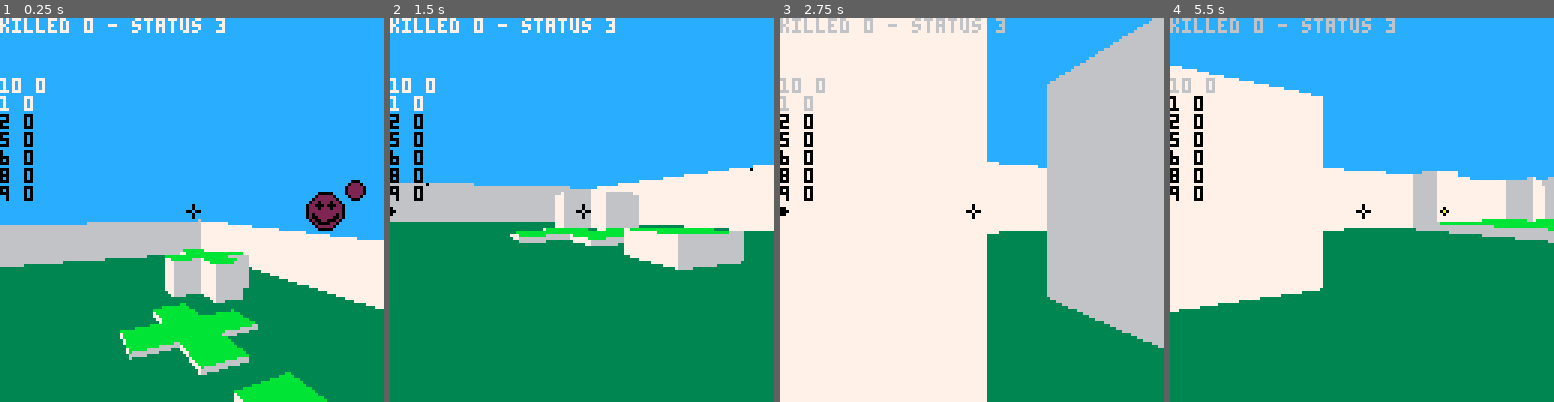
Above: before the commit, frames 1-4 (left to right).
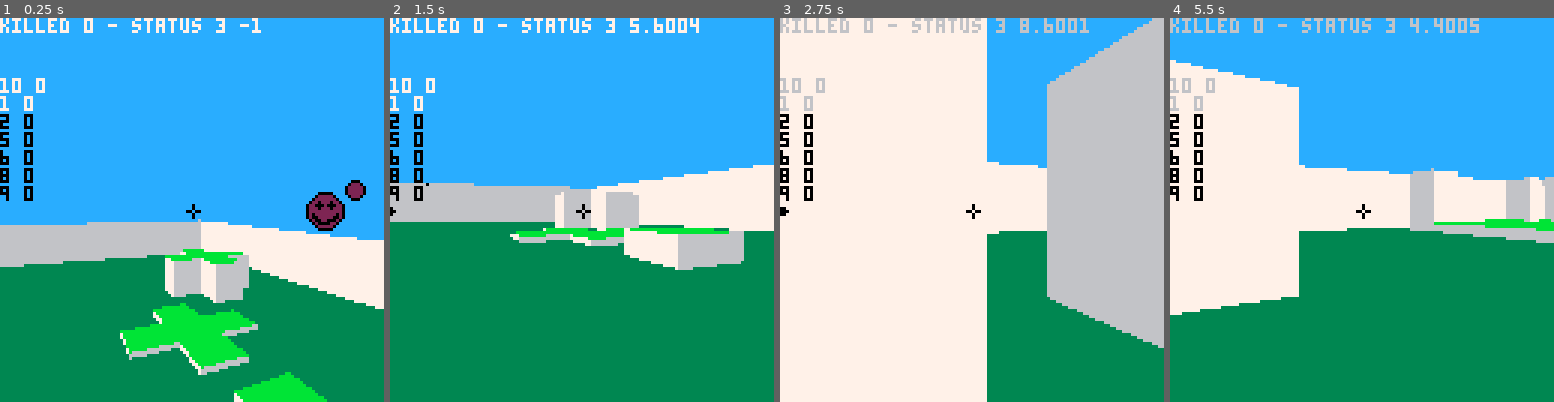
Above: after the commit, the same moments.

Repository: gotsunami/picomaze
Game: PICO-8 cartridge picomaze.p8
Two runs of this game, one before a commit and one after it. Both use one fixed random seed, a clock stepped at 60 frames per second and the inputs below.
Inputs:
- Up to frame 1 (0.25 s): no input
- Up to frame 2 (1.5 s): tap O (Z key) at 0.7 s
- Up to frame 3 (2.75 s): hold Right 1.6-2.1 s; tap O (Z key) at 1.7, 2.1, 2.5 s; hold Up 2.15-2.42 s; hold Right from 2.47 s (still down)
- Up to frame 4 (5.5 s): tap O (Z key) every 0.4 s from 2.9 to 5.3 s; release Right at 3.03 s; hold Left 3.08-3.58 s; hold Down 3.63-3.97 s; hold Right 4.02-4.68 s; hold Up 4.73-5.03 s; hold Left from 5.08 s (still down)

The runs differ from the first frame. In frame 1, less than 0.1% of the frame differs, in the area x 62-68%, y 0-4%; in frame 2, 0.3%; in frame 3, 0.3%; in frame 4, 3.8%, in the area x 0-100%, y 0-78%.

Commit message:
Add a reload delay

Diff:
--- a/picomaze.p8
+++ b/picomaze.p8
@@ -41,6 +41,7 @@
    sm.bl.d = sm.d
    sm.bl.z = sm.z
    sm.bl.fired=false
+   sm.bl.reload=0
 end
 
 -- move a smiley (sm) according to its speed (dv)
@@ -86,17 +87,19 @@
 
 -- fire a bullet if not already fired
 function fire_bullet(sm)
-   if (sm.bl.fired==false) then
+   if (sm.bl.fired==false and sm.bl.reload <= 0) then
       sm.bl.d = sm.d
       sm.bl.x = sm.x
       sm.bl.y = sm.y
       sm.bl.z = sm.z
       sm.bl.fired = true
+      sm.bl.reload = 10
    end
 end
 
 -- move bullet
 function bullet(sm)
+   sm.bl.reload -= .1
    if (sm.bl.fired==true) then
       -- new bullet position --
       sm.bl.x=sm.bl.x+cos(sm.bl.d)*0.55
@@ -358,7 +361,7 @@
 
  -- draw own bullet
  cursor(0,0) print(state)
- state = "killed "..pl.s.." - status "..flr(pl.l)
+ state = "killed "..pl.s.." - status "..flr(pl.l).." "..pl.bl.reload
 
  -- draw enemies and bullets
  cursor(0,20)
